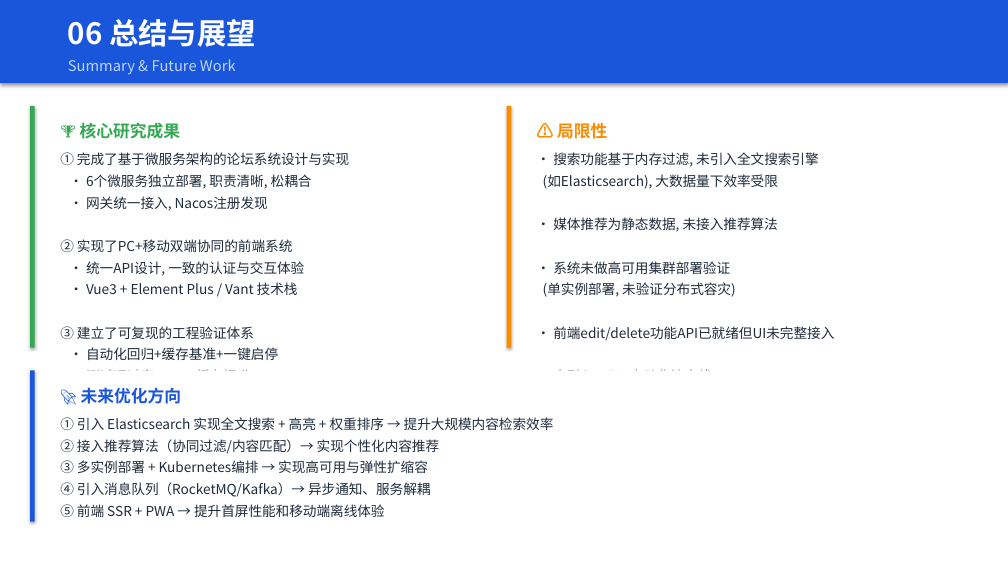
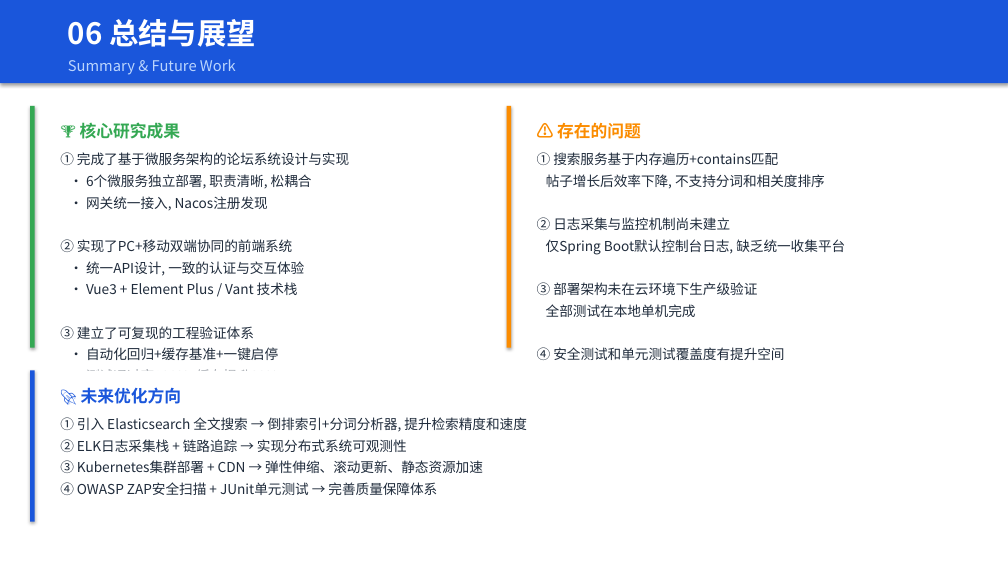
Before and after one commit to Wkjlovec/graduation_project_zhuang, a slide deck: slide 13 of docs/毕业答辩PPT.pptx. Drawn at 1008x567 pixels with LibreOffice and Linux fonts; fonts in the diff are those of the drawing. Boxes give left, top, right and bottom in pixels: in the first picture for what was removed or moved away, otherwise in the second. Text is boxed around its words. In the diff, an @@ line names an element or a change of style, - is before the commit and + after.

```diff
--- a/docs/毕业答辩PPT.pptx
+++ b/docs/毕业答辩PPT.pptx
@@ text at (x1=557, y1=123, x2=641, y2=139): text changed @@
-⚠️ 局限性
+⚠️ 存在的问题
@@ text at (x1=537, y1=152, x2=845, y2=360): text changed @@
-• 搜索功能基于内存过滤, 未引入全文搜索引擎
-(如Elasticsearch), 大数据量下效率受限
-• 媒体推荐为静态数据, 未接入推荐算法
-• 系统未做高可用集群部署验证
-(单实例部署, 未验证分布式容灾)
-• 前端edit/delete功能API已就绪但UI未完整接入
-• 未引入CI/CD自动化流水线
+① 搜索服务基于内存遍历+contains匹配
+帖子增长后效率下降, 不支持分词和相关度排序
+② 日志采集与监控机制尚未建立
+仅Spring Boot默认控制台日志, 缺乏统一收集平台
+③ 部署架构未在云环境下生产级验证
+全部测试在本地单机完成
+④ 安全测试和单元测试覆盖度有提升空间
@@ text at (x1=60, y1=417, x2=527, y2=495): text changed @@
-① 引入 Elasticsearch 实现全文搜索 + 高亮 + 权重排序 → 提升大规模内容检索效率
-② 接入推荐算法（协同过滤/内容匹配）→ 实现个性化内容推荐
-③ 多实例部署 + Kubernetes编排 → 实现高可用与弹性扩缩容
-④ 引入消息队列（RocketMQ/Kafka）→ 异步通知、服务解耦
-⑤ 前端 SSR + PWA → 提升首屏性能和移动端离线体验
+① 引入 Elasticsearch 全文搜索 → 倒排索引+分词分析器, 提升检索精度和速度
+② ELK日志采集栈 + 链路追踪 → 实现分布式系统可观测性
+③ Kubernetes集群部署 + CDN → 弹性伸缩、滚动更新、静态资源加速
+④ OWASP ZAP安全扫描 + JUnit单元测试 → 完善质量保障体系
```
Also in this commit, not shown: 4 other slides changed, 2 other files.
